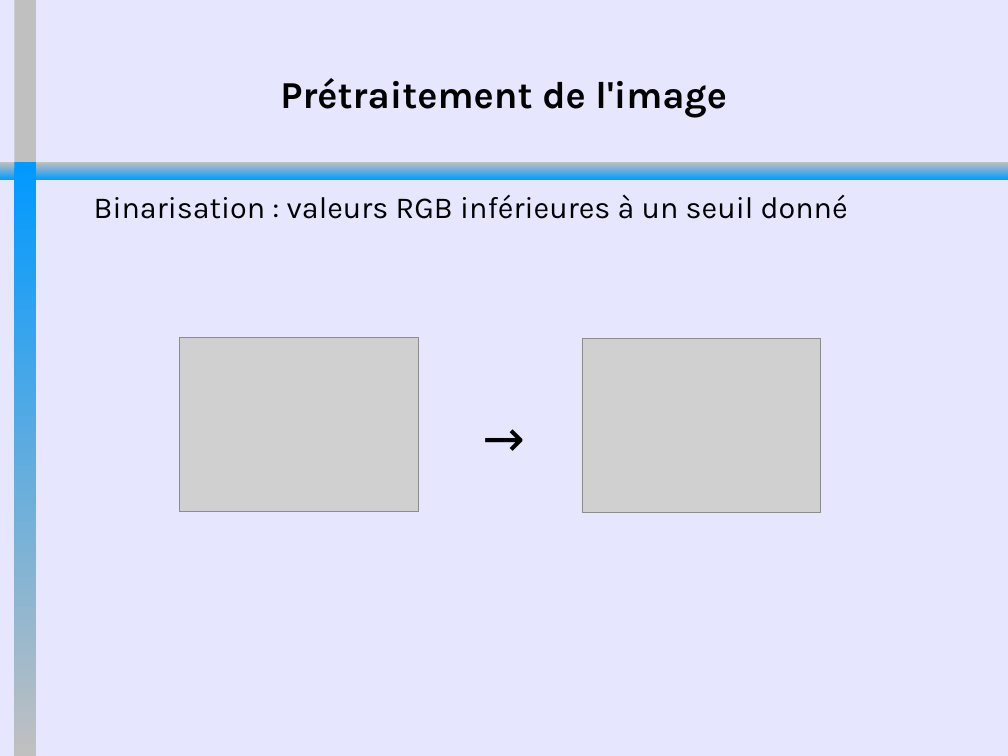
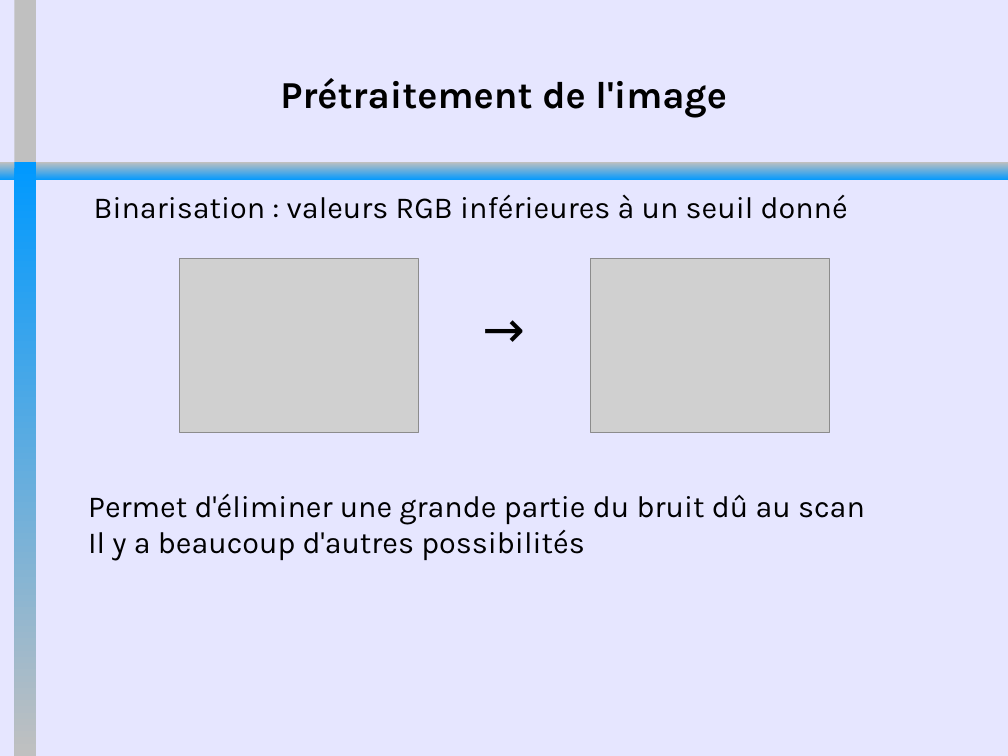
Before and after one commit to MehdiBksr/GeneTeX, a slide deck: slide 7 of documentation/SoutenanceGeneTeX.odp. Drawn at 1008x756 pixels with LibreOffice and Linux fonts; fonts in the diff are those of the drawing; grey boxes stand for pictures. Boxes give left, top, right and bottom in pixels: in the first picture for what was removed or moved away, otherwise in the second. Text is boxed around its words. In the diff, an @@ line names an element or a change of style, - is before the commit and + after.

```diff
--- a/documentation/SoutenanceGeneTeX.odp
+++ b/documentation/SoutenanceGeneTeX.odp
@@ picture moved from (x1=180, y1=338, x2=419, y2=511) to (x1=180, y1=258, x2=419, y2=432) @@
@@ picture moved from (x1=583, y1=338, x2=821, y2=512) to (x1=591, y1=258, x2=830, y2=432) @@
@@ text added at (x1=88, y1=494, x2=865, y2=561), 24 pt, text #000000 @@
+Permet d'éliminer une grande partie du bruit dû au scan
+Il y a beaucoup d'autres possibilités
```
Also in this commit, not shown: 1 other slide changed, 2 slides added, 2 slides removed, 52 other files.
